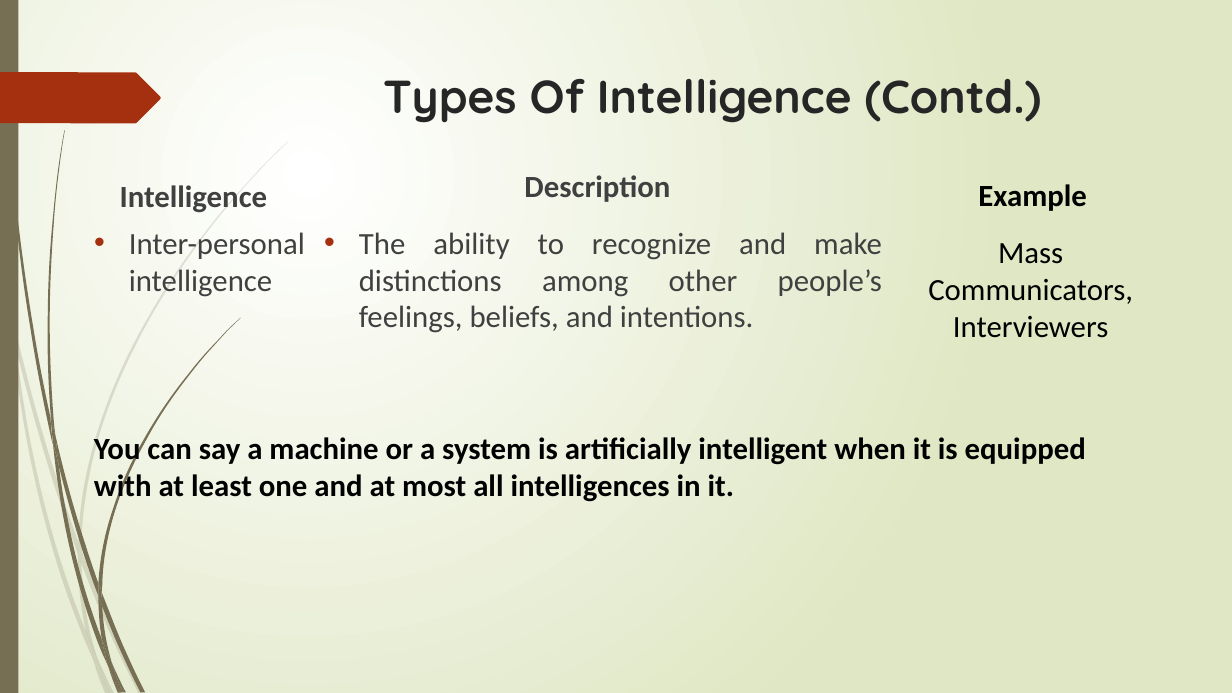
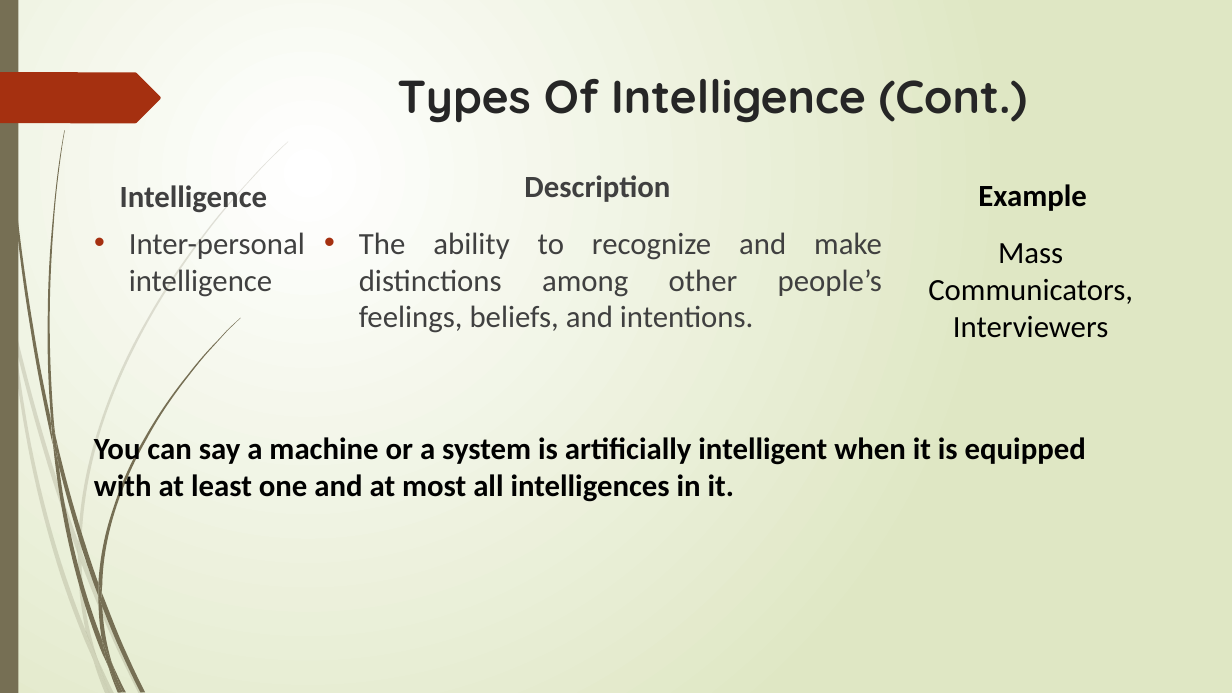
Before and after one commit to lalitgiri/Angular_Practice_Program, a slide deck: slide 8 of Ecommerce-Project/report data/colloquium.pptx. Drawn at 1232x693 pixels with LibreOffice and Linux fonts; fonts in the diff are those of the drawing. Boxes give left, top, right and bottom in pixels: in the first picture for what was removed or moved away, otherwise in the second. Text is boxed around its words. In the diff, an @@ line names an element or a change of style, - is before the commit and + after.

```diff
--- a/Ecommerce-Project/report data/colloquium.pptx
+++ b/Ecommerce-Project/report data/colloquium.pptx
@@ title at [397,79,1027,123]: text changed @@
-Types Of Intelligence (Contd.)
+Types Of Intelligence (Cont.)
```
Also in this commit, not shown: 7 other slides changed.
